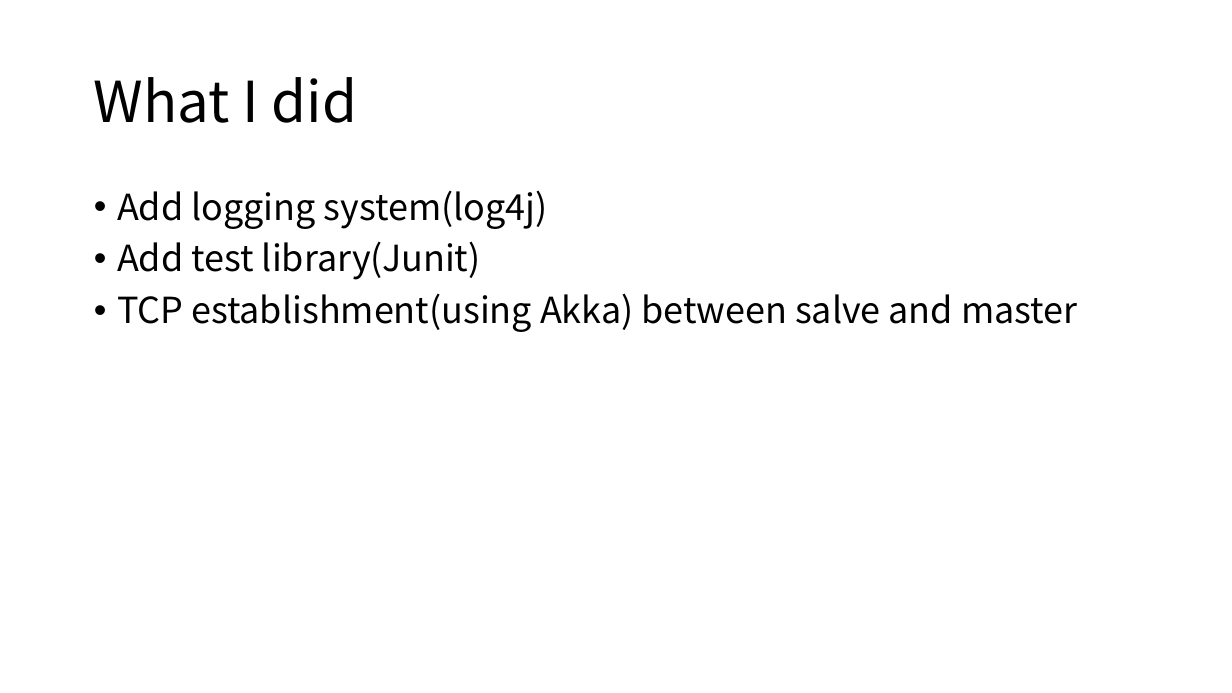
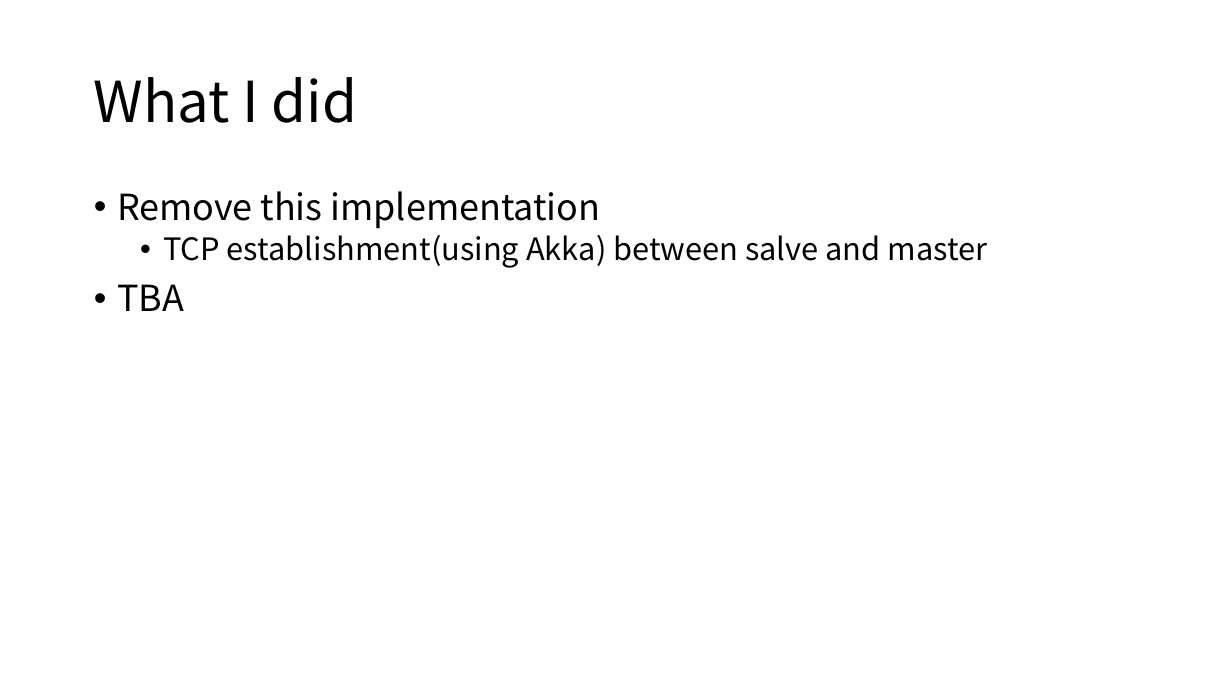
Before and after one commit to GNUp/cs434-doc, a slide deck: slide 33 of project2.pptx (slide 18 before the commit). Drawn at 1232x693 pixels with LibreOffice and Linux fonts; fonts in the diff are those of the drawing. Boxes give left, top, right and bottom in pixels: in the first picture for what was removed or moved away, otherwise in the second. Text is boxed around its words. In the diff, an @@ line names an element or a change of style, - is before the commit and + after.

```diff
--- a/project2.pptx
+++ b/project2.pptx
@@ text at [117, 191, 601, 229]: text changed @@
-• Add logging system(log4j)
-• Add test library(Junit)
+• Remove this implementation
@@ text at [163, 235, 988, 268]: size 28 to 24 pt in "TCP establishment(using Akka) between salve and master"; list level 1 to 2 in "TCP establishment(using Akka) between salve ..." @@
@@ text at [117, 284, 184, 311]: paragraph added @@
+• TBA
```
Also in this commit, not shown: 6 other slides changed, 21 slides added, 6 slides removed.
